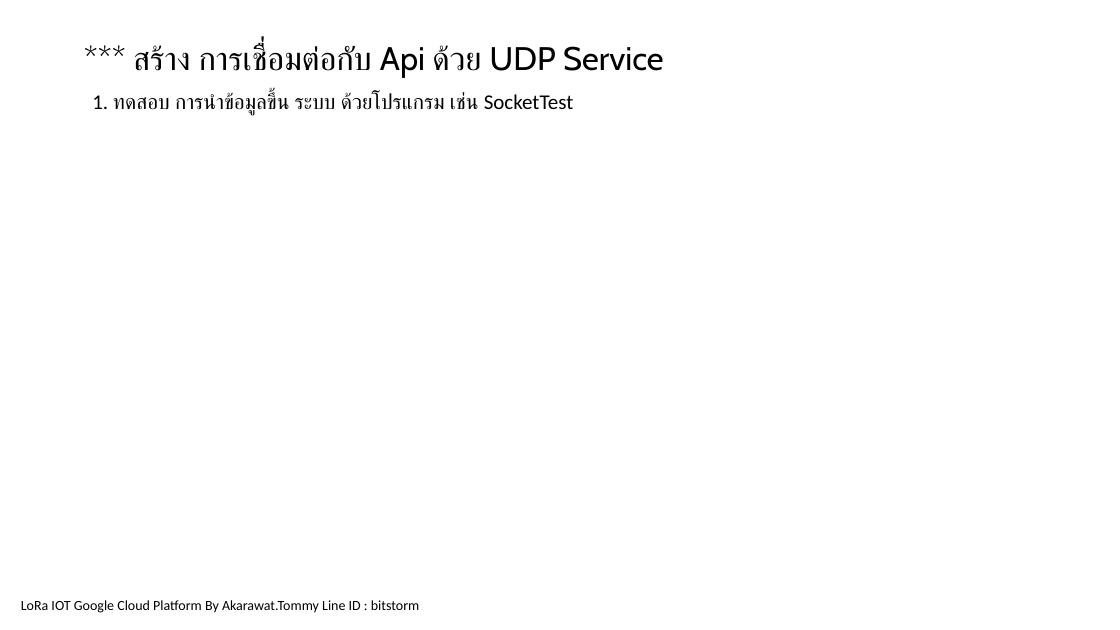
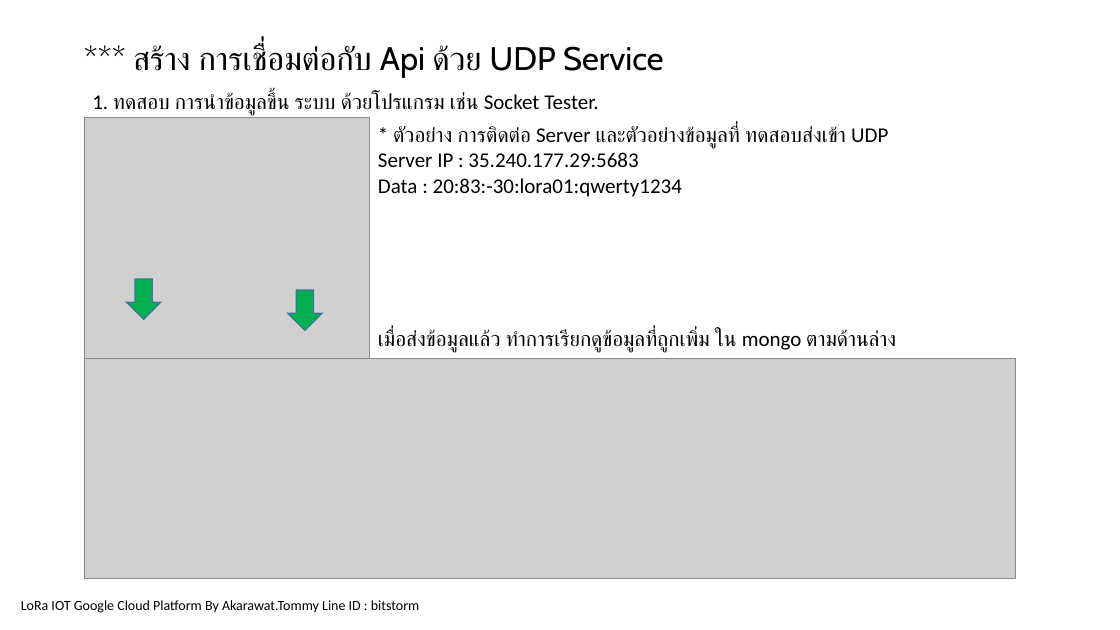
Before and after one commit to akarawat/GCPLoRaTraining, a slide deck: slide 31 of Documents/LoRaIOTGoogleCoudPlatform.pptx. Drawn at 1120x630 pixels with LibreOffice and Linux fonts; fonts in the diff are those of the drawing; grey boxes stand for pictures; background and template pictures are left out. Boxes give left, top, right and bottom in pixels: in the first picture for what was removed or moved away, otherwise in the second. Text is boxed around its words. In the diff, an @@ line names an element or a change of style, - is before the commit and + after.

```diff
--- a/Documents/LoRaIOTGoogleCoudPlatform.pptx
+++ b/Documents/LoRaIOTGoogleCoudPlatform.pptx
@@ picture added at <box>84,118,370,358</box> @@
@@ text at <box>92,92,598,115</box>: text changed @@
-1. ทดสอบ การนำข้อมูลขึ้น ระบบ ด้วยโปรแกรม เช่น SocketTest
+1. ทดสอบ การนำข้อมูลขึ้น ระบบ ด้วยโปรแกรม เช่น Socket Tester.
@@ text added at <box>378,126,888,197</box>, 18 pt, text #000000 @@
+* ตัวอย่าง การติดต่อ Server และตัวอย่างข้อมูลที่ ทดสอบส่งเข้า UDP
+Server IP : 35.240.177.29:5683
+Data : 20:83:-30:lora01:qwerty1234
@@ down arrow added at <box>127,279,161,319</box>, fill #00B050, outline #43739E 1 pt @@
@@ down arrow added at <box>288,290,323,330</box>, fill #00B050, outline #43739E 1 pt @@
@@ text added at <box>378,329,896,352</box>, 18 pt, text #000000 @@
+เมื่อส่งข้อมูลแล้ว ทำการเรียกดูข้อมูลที่ถูกเพิ่ม ใน mongo ตามด้านล่าง
@@ picture added at <box>84,359,1016,578</box> @@
```
Also in this commit, not shown: 5 slides added, 2 other files.
